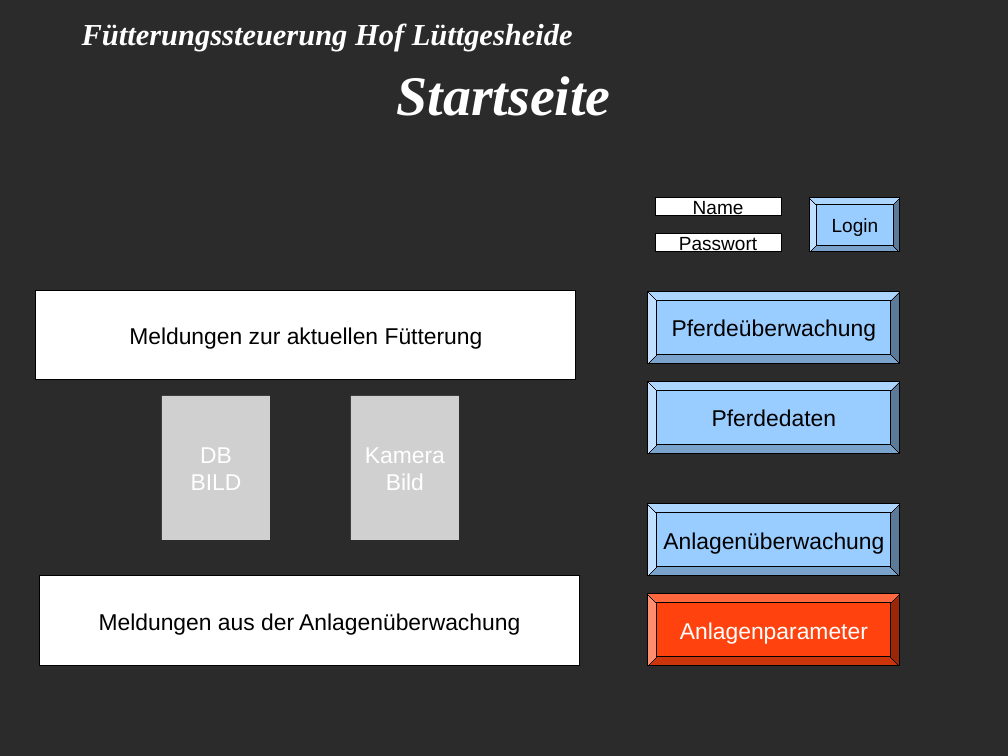
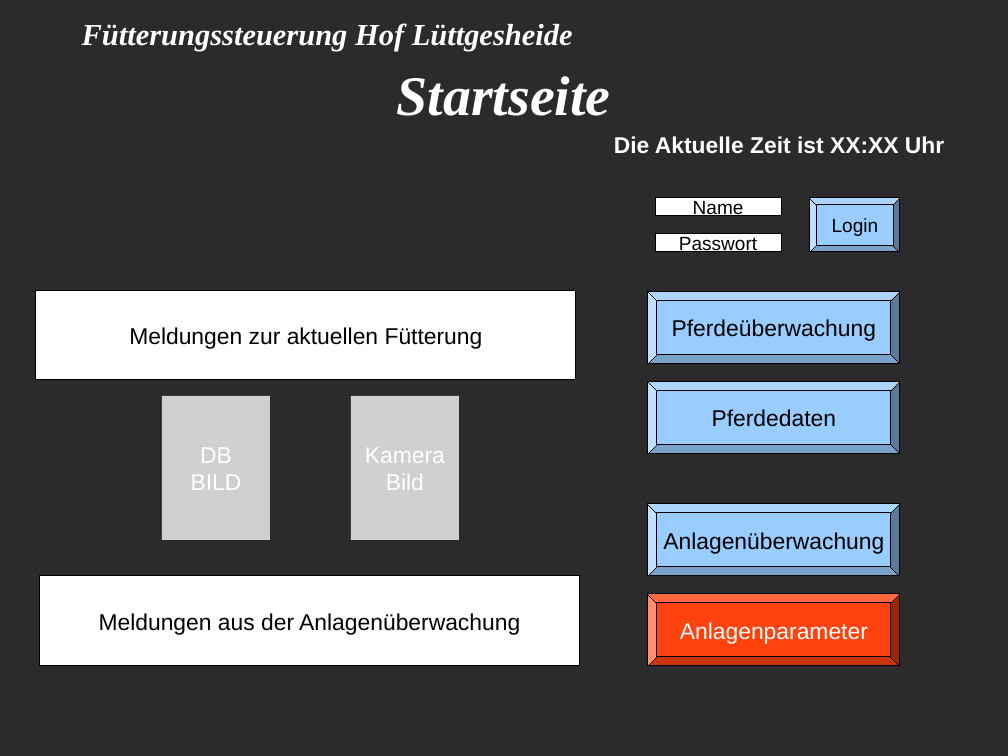
Before and after one commit to Kalle01/Pferde-Fuettterungssteuerung, a slide deck: slide 3 of allgemeine_Dokumente/Beschreibung.Menuestruktur.odp. Drawn at 1008x756 pixels with LibreOffice and Linux fonts; fonts in the diff are those of the drawing; grey boxes stand for pictures; background and template pictures are left out; a plain dark background stands for a picture behind light text. Boxes give left, top, right and bottom in pixels: in the first picture for what was removed or moved away, otherwise in the second. Text is boxed around its words. In the diff, an @@ line names an element or a change of style, - is before the commit and + after.

```diff
--- a/allgemeine_Dokumente/Beschreibung.Menuestruktur.odp
+++ b/allgemeine_Dokumente/Beschreibung.Menuestruktur.odp
@@ text added at (614, 136, 944, 154), 18 pt, text #FFFFFF, bold @@
+Die Aktuelle Zeit ist XX:XX Uhr
```
Also in this commit, not shown: 4 other slides changed, 1 slide added, 4 other files.
